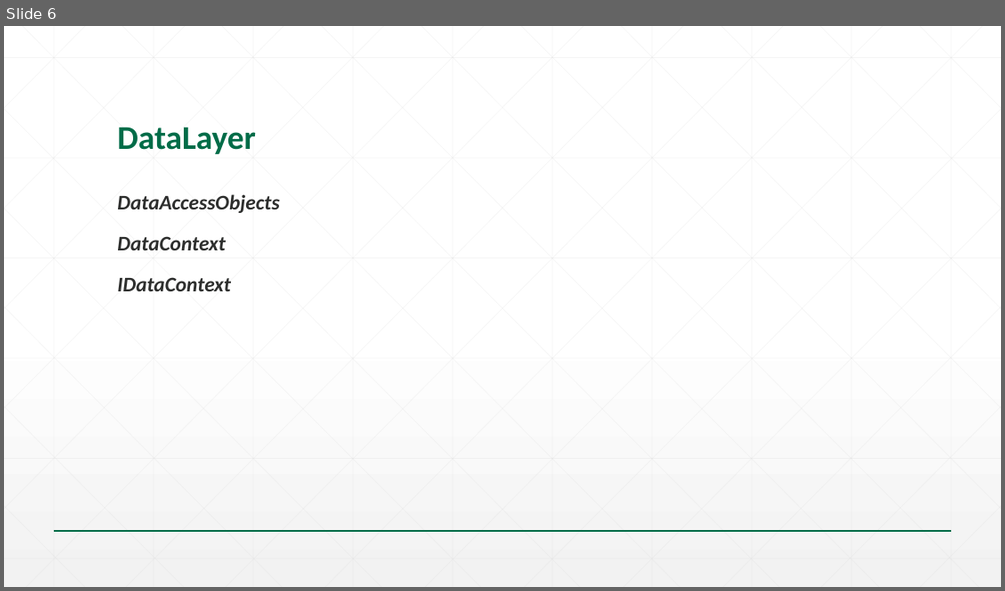
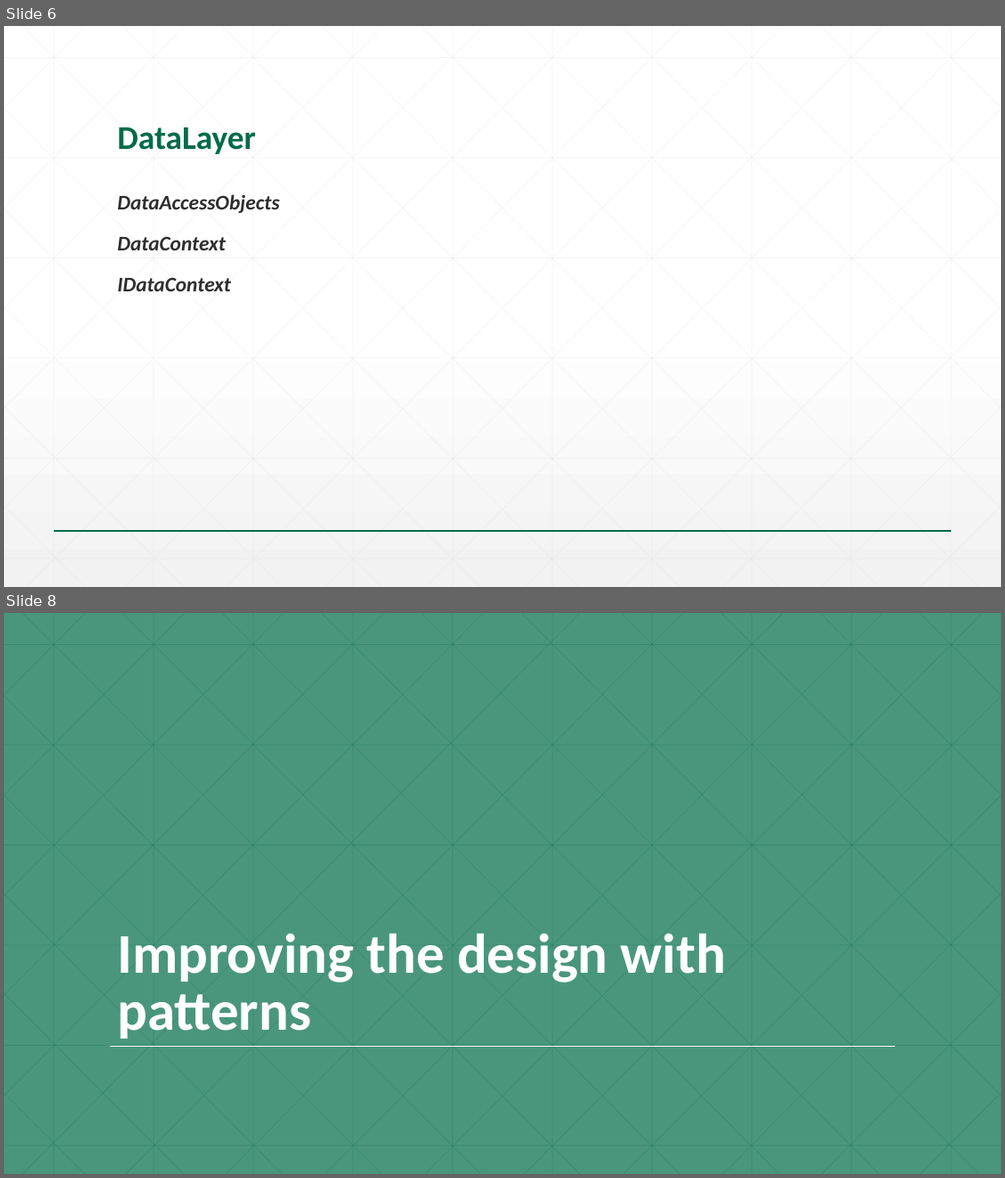
Before and after one commit to goce-kalamadevski/svs-talent-2015, a slide deck: 04-SPA/Slides/01.02-Seavus Talent Program_SPA.pptx. Shown one above the other, each under a label of ours: slide 6 before the commit, slides 6 and 8 after it; the slides between them are not shown. The pictures are 1005x591 and 1005x1178 pixels, drawn with LibreOffice and Linux fonts; fonts in the diff are those of the drawing; background and template pictures are left out. Boxes give left, top, right and bottom in pixels: in the first picture for what was removed or moved away, otherwise in the second. Text is boxed around its words. In the diff, an @@ line names an element or a change of style, - is before the commit and + after.

```diff
--- a/04-SPA/Slides/01.02-Seavus Talent Program_SPA.pptx
+++ b/04-SPA/Slides/01.02-Seavus Talent Program_SPA.pptx
@@ slide 8 added at bbox=[4, 613, 1001, 1174], background #4A967C @@
@@ title added at bbox=[117, 933, 726, 1038], 54 pt, text #FFFFFF, bold @@
+Improving the design with patterns
@@ line added from (110, 1046) to (896, 1046), #FFFFFF 1 pt @@
@@ group added at bbox=[4, 613, 1001, 1174]: 46 lines @@
```
Also in this commit, not shown: 1 slide changed, 15 other slides added, 3 other files.
